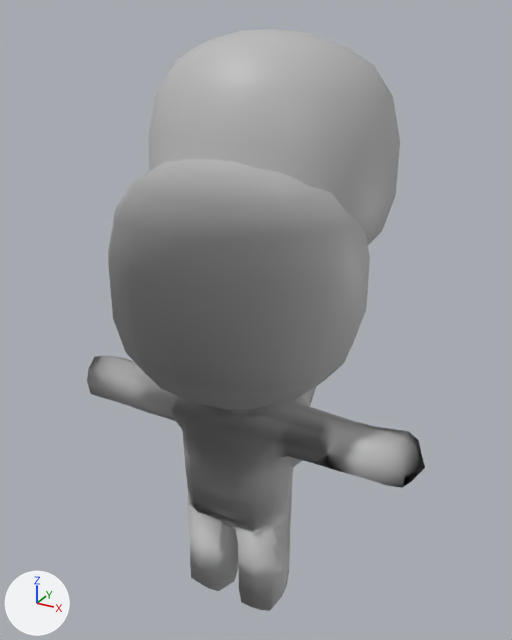
Before and after pictures for a commit that changed the FBX model Editor/IKRig/Freehang Climb.fbx.
Rendered twice from a camera (50 mm lens) standing at (2.23, -3.79, 4.27) and looking at (-0.04, 0.33, 2.21). The axes (+X, +Y, +Z) are drawn at lower left. The lights are the same throughout. The picture after the commit comes second. Where no turn or scale is listed for an object, it has been applied to the vertices.

Names of what the first picture shows: 'StickMan', 'StickMan1'.
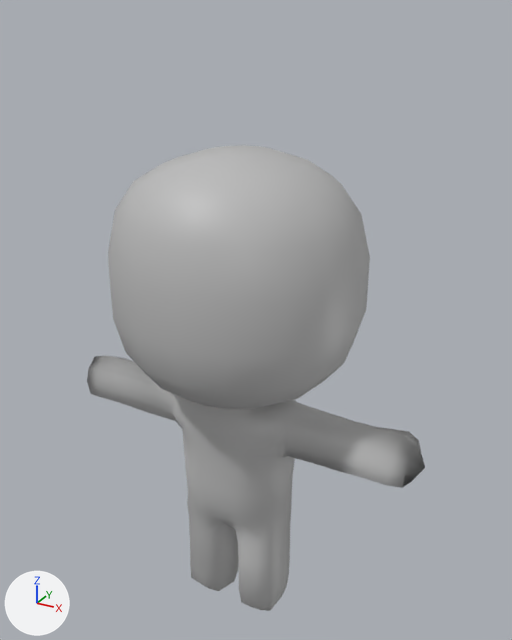
What differs and where, as boxes [x1, y1, x2, y2] in the pictures (512 x 640 px):
'StickMan', shading changed
    both: [88, 159, 425, 611]
'StickMan1', deleted
    before: [148, 29, 400, 467]

The change, as a list of edits to the scene's bpy script:
```text
Change me_mesh:
    where me_mesh.from_pydata(...)  # 530 vertices, 540 faces; spans x -1.36..1.36, y -0.79..0.8, z -0.06..3.49
    used by ob_stickman; location = (0.0, 0.0, 0.0)
    me_mesh part 1: its shading normals changed
Remove ob_stickman1:
    ob_stickman1 = bpy.data.objects.new('StickMan1', me_mesh_001)
    ob_stickman1.location = (0.0, 0.0, 0.0)
```
